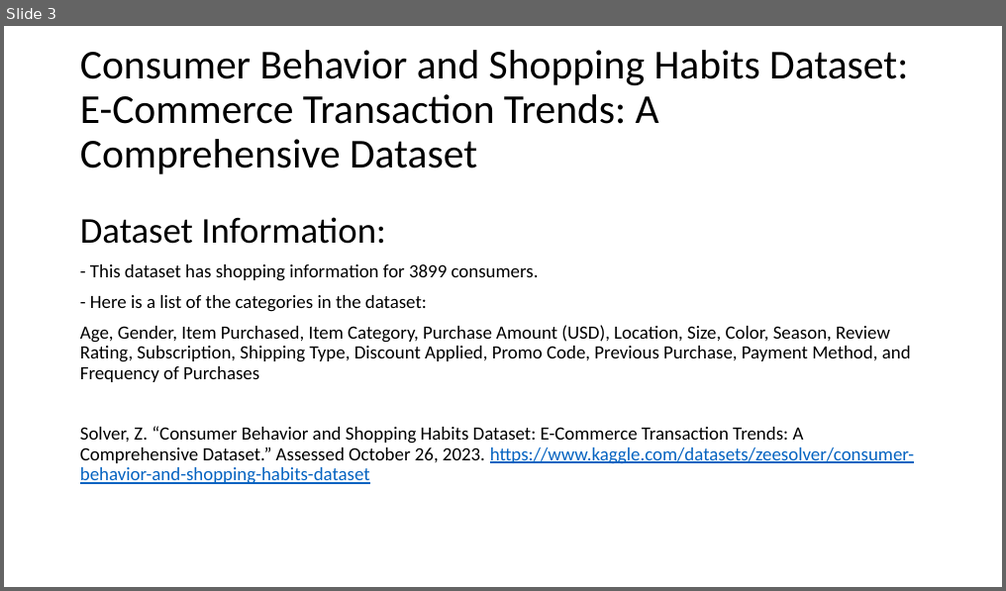
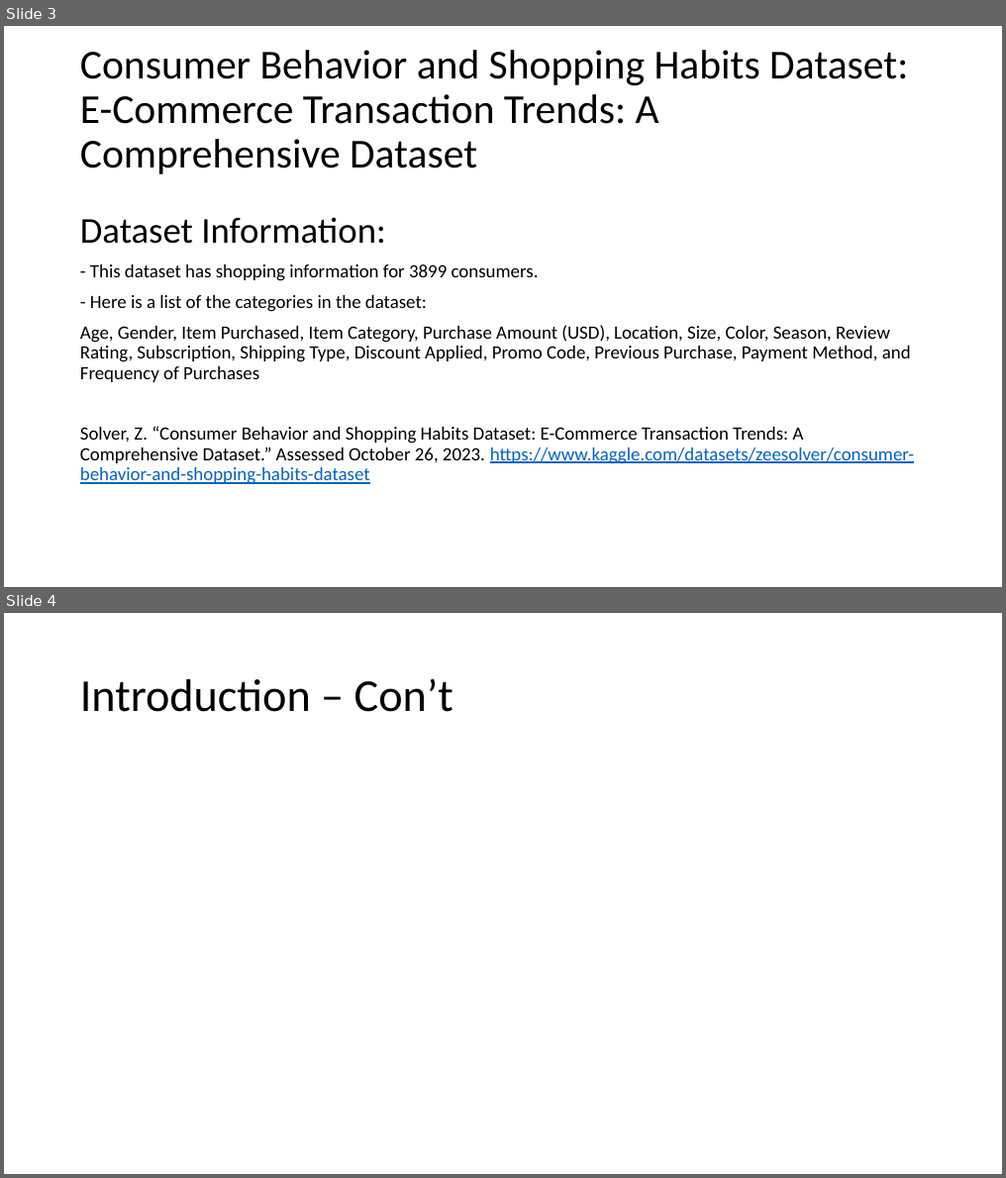
Before and after one commit to stephanieesamperio/project-1, a slide deck: Project 1 Presentation.pptx. Shown one above the other, each under a label of ours: slide 3 before the commit, slides 3 and 4 after it. The pictures are 1006x591 and 1006x1178 pixels, drawn with LibreOffice and Linux fonts; fonts in the diff are those of the drawing. Boxes give left, top, right and bottom in pixels: in the first picture for what was removed or moved away, otherwise in the second. Text is boxed around its words. In the diff, an @@ line names an element or a change of style, - is before the commit and + after.

```diff
--- a/Project 1 Presentation.pptx
+++ b/Project 1 Presentation.pptx
@@ slide 4 added at [4,613,1002,1174], background #FFFFFF @@
@@ title added at [80,678,453,712], 44 pt, text #000000 @@
+Introduction – Con’t
```
Also in this commit, not shown: 2 slides changed, 8 other slides added, 9 slides removed.
